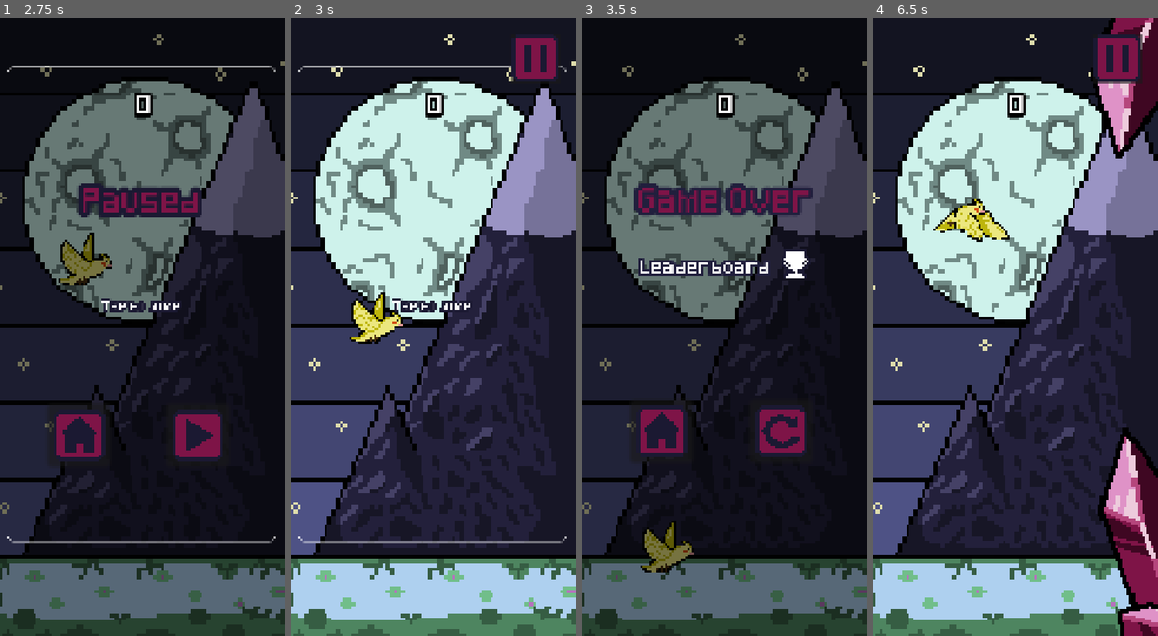
Above: before the commit, frames 1-4 (left to right).
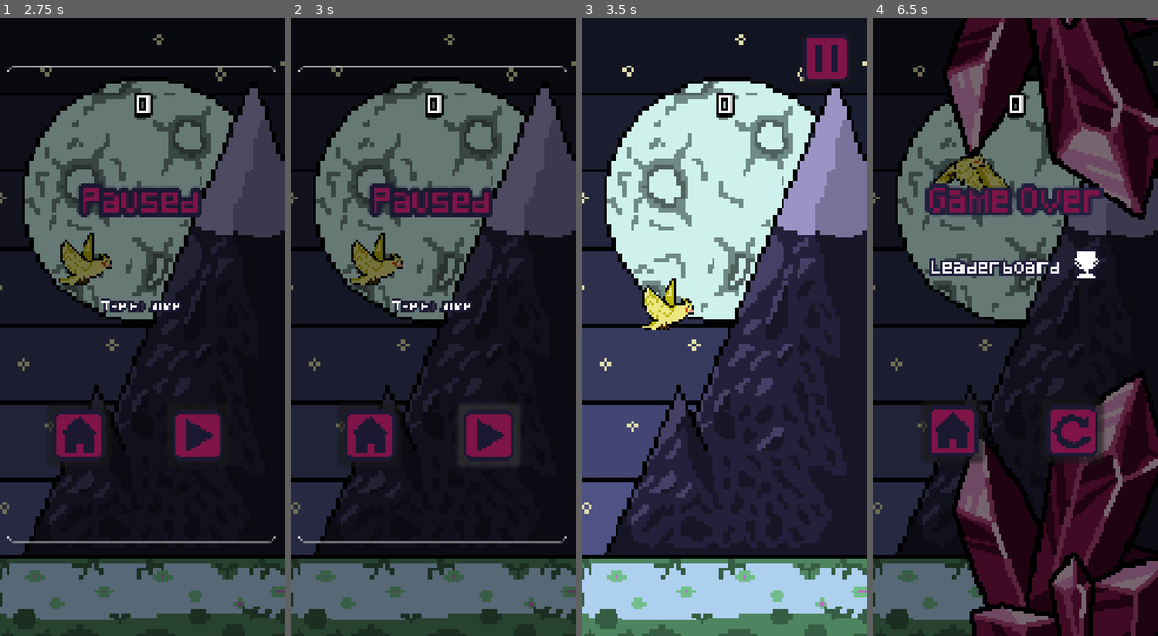
Above: after the commit, the same moments.

Repository: Kou-ding/Aviator-Parrot
Game: Godot game, scene res://scenes/start_screen.tscn
The game is run twice, just before and just after one commit, with the same random seed, the same clock (stepped at 60 frames per second) and the same inputs. Sound files missing from this copy of the repository are replaced by a short silence.
Inputs (mouse positions are in pixels of both pictures, inside the frame that each line leads up to):
- Up to frame 1 (2.75 s): click "Play" at 0.5 s; click (142, 302) at 1.25 s; click (245, 61) at 2 s
- Up to frame 2 (3 s): click (487, 438) at 2.75 s
- Up to frame 3 (3.5 s): no input
- Up to frame 4 (6.5 s): click (1072, 432) at 3.52 s; click (1015, 302) at 4.25 s; click (1015, 302) at 5 s; tap Space (jump) at 5.85, 6.02, 6.32 s

Frame 1 is identical in both runs. In frame 2, 71% of the frame differs, in the area x 0-100%, y 2-100%; in frame 3, 72%; in frame 4, 83%, in the area x 0-100%, y 0-100%.
Error in both runs: Out of bounds get index '1' (on base: 'Array') (res://scripts/utils.gd:71)

Commit message:
Sound effects

Diff:
--- a/aviator-parrot-(remastered)/project.godot
+++ b/aviator-parrot-(remastered)/project.godot
@@ -34,6 +34,11 @@
 window/stretch/mode="canvas_items"
 window/handheld/orientation=1
 
+[editor]
+
+version_control/plugin_name="GitPlugin"
+version_control/autoload_on_startup=true
+
 [input]
 
 jump={
--- a/aviator-parrot-(remastered)/scenes/game.tscn
+++ b/aviator-parrot-(remastered)/scenes/game.tscn
@@ -10,6 +10,7 @@
 [ext_resource type="PackedScene" uid="uid://couq435ra4k8a" path="res://scenes/pause_menu.tscn" id="8_gee14"]
 [ext_resource type="Texture2D" uid="uid://c2tyrjvqui8yk" path="res://assets/simple_buttons.png" id="9_0tnpc"]
 [ext_resource type="AudioStream" uid="uid://cls25ho5uqltr" path="res://assets/music/game-die.mp3" id="10_vtaks"]
+[ext_resource type="AudioStream" uid="uid://bl8p4l8n6cj73" path="res://assets/music/button_sfx.wav" id="11_kvpfn"]
 
 [sub_resource type="WorldBoundaryShape2D" id="WorldBoundaryShape2D_lbhrr"]
 
@@ -158,6 +159,11 @@
 stream = ExtResource("10_vtaks")
 bus = &"SFX"
 
+[node name="ButtonSFX" type="AudioStreamPlayer" parent="." unique_id=1584843128]
+process_mode = 2
+stream = ExtResource("11_kvpfn")
+bus = &"SFX"
+
 [connection signal="timeout" from="CrystalSpawner" to="." method="_on_crystal_spawner_timeout"]
 [connection signal="game_over" from="Killzone" to="." method="_on_killzone_game_over"]
 [connection signal="pressed" from="JumpButton" to="." method="_on_jump_button_pressed"]
--- a/aviator-parrot-(remastered)/scenes/game_over.tscn
+++ b/aviator-parrot-(remastered)/scenes/game_over.tscn
@@ -3,6 +3,7 @@
 [ext_resource type="Script" uid="uid://bg1nekjh0y2py" path="res://scripts/game_over.gd" id="1_racf3"]
 [ext_resource type="FontFile" uid="uid://dd1l0gau24nyb" path="res://assets/Pixeled.ttf" id="2_7m3ot"]
 [ext_resource type="Texture2D" uid="uid://c2tyrjvqui8yk" path="res://assets/simple_buttons.png" id="3_tbwuq"]
+[ext_resource type="AudioStream" uid="uid://bl8p4l8n6cj73" path="res://assets/music/button_sfx.wav" id="4_racf3"]
 
 [sub_resource type="AtlasTexture" id="AtlasTexture_racf3"]
 atlas = ExtResource("3_tbwuq")
@@ -101,5 +102,9 @@
 theme_override_font_sizes/normal_font_size = 25
 horizontal_alignment = 1
 
+[node name="ButtonSFX" type="AudioStreamPlayer" parent="." unique_id=1318619029]
+stream = ExtResource("4_racf3")
+bus = &"SFX"
+
 [connection signal="pressed" from="GridContainer/MenuButton" to="." method="_on_menu_button_pressed"]
 [connection signal="pressed" from="GridContainer/ReplayButton" to="." method="_on_replay_button_pressed"]
--- a/aviator-parrot-(remastered)/scenes/pause_menu.tscn
+++ b/aviator-parrot-(remastered)/scenes/pause_menu.tscn
@@ -3,6 +3,7 @@
 [ext_resource type="Script" uid="uid://1blfd4jgc5l3" path="res://scripts/pause_menu.gd" id="1_m0klm"]
 [ext_resource type="FontFile" uid="uid://dd1l0gau24nyb" path="res://assets/Pixeled.ttf" id="1_r8yp4"]
 [ext_resource type="Texture2D" uid="uid://c2tyrjvqui8yk" path="res://assets/simple_buttons.png" id="2_m0klm"]
+[ext_resource type="AudioStream" uid="uid://bl8p4l8n6cj73" path="res://assets/music/button_sfx.wav" id="4_5d2l8"]
 
 [sub_resource type="AtlasTexture" id="AtlasTexture_aicil"]
 atlas = ExtResource("2_m0klm")
@@ -70,5 +71,10 @@
 layout_mode = 2
 icon = SubResource("AtlasTexture_jn4bt")
 
+[node name="ButtonSFX" type="AudioStreamPlayer" parent="." unique_id=389421516]
+process_mode = 2
+stream = ExtResource("4_5d2l8")
+bus = &"SFX"
+
 [connection signal="pressed" from="Container/GridContainer/Menu" to="." method="_on_menu_pressed"]
 [connection signal="pressed" from="Container/GridContainer/Resume" to="." method="_on_resume_pressed"]
--- a/aviator-parrot-(remastered)/scripts/game.gd
+++ b/aviator-parrot-(remastered)/scripts/game.gd
@@ -85,6 +85,7 @@
 	$JumpButton.hide()
 	$JumpButton.disabled = true
 	get_tree().paused = true
+	$ButtonSFX.play()
 
 func darken_scene() -> void:
 	$Background.modulate = Color(0.5, 0.5, 0.5)
--- a/aviator-parrot-(remastered)/scripts/game_over.gd
+++ b/aviator-parrot-(remastered)/scripts/game_over.gd
@@ -2,8 +2,10 @@
 
 func _on_replay_button_pressed() -> void:
 	get_tree().paused = false
+	$ButtonSFX.play()
 	get_tree().change_scene_to_file("res://scenes/game.tscn")
 
 func _on_menu_button_pressed() -> void:
 	get_tree().paused = false
+	$ButtonSFX.play()
 	get_tree().change_scene_to_file("res://scenes/start_screen.tscn")
--- a/aviator-parrot-(remastered)/scripts/parrot.gd
+++ b/aviator-parrot-(remastered)/scripts/parrot.gd
@@ -32,4 +32,5 @@
 
 func game_jump_button_pressed() -> void:
 	velocity.y = JUMP_VELOCITY
+	$FlapWings.play()
 	move_and_slide()
--- a/aviator-parrot-(remastered)/scripts/pause_menu.gd
+++ b/aviator-parrot-(remastered)/scripts/pause_menu.gd
@@ -3,10 +3,14 @@
 signal undarken
 
 func _on_menu_pressed() -> void:
+	$ButtonSFX.play()
+	await $ButtonSFX.finished
 	get_tree().paused = false
 	get_tree().change_scene_to_file("res://scenes/start_screen.tscn")
 
 func _on_resume_pressed() -> void:
+	$ButtonSFX.play()
+	await $ButtonSFX.finished
 	get_tree().paused = false
 	hide()
 	emit_signal("undarken")
--- a/aviator-parrot-(remastered)/scripts/start_screen.gd
+++ b/aviator-parrot-(remastered)/scripts/start_screen.gd
@@ -18,15 +18,14 @@
 func _on_quit_button_pressed() -> void:
 	Utils.save_settings_before_quitting()
 	$Button_Sound.play()
+	await $Button_Sound.finished
 	get_tree().quit()
-
 
 func _on_leaderboard_button_pressed() -> void:
 	$Button_Sound.play()
 	await $Button_Sound.finished
 	get_tree().change_scene_to_file("res://scenes/leaderboard.tscn")
 
-
 func _on_options_button_pressed() -> void:
 	$Button_Sound.play()
 	await $Button_Sound.finished
Not shown, added: aviator-parrot-(remastered)/addons/godot-git-plugin-v3.2.1/addons/godot-git-plugin/git_plugin.gdextension.uid
Not shown, changed: aviator-parrot-(remastered)/export_presets.cfg
Not shown, added: aviator-parrot-(remastered)/addons/godot-git-plugin-v3.2.1/addons/godot-git-plugin/LICENSE
Not shown, added: aviator-parrot-(remastered)/addons/godot-git-plugin-v3.2.1/addons/godot-git-plugin/THIRDPARTY.md
Not shown, added: aviator-parrot-(remastered)/addons/godot-git-plugin-v3.2.1/addons/godot-git-plugin/git_plugin.gdextension
Not shown, added: aviator-parrot-(remastered)/addons/godot-git-plugin-v3.2.1/addons/godot-git-plugin/linux/libgit_plugin.linux.editor.x86_64.so
Not shown, added: aviator-parrot-(remastered)/addons/godot-git-plugin-v3.2.1/addons/godot-git-plugin/macos/libgit_plugin.macos.editor.universal.dylib
Not shown, added: aviator-parrot-(remastered)/addons/godot-git-plugin-v3.2.1/addons/godot-git-plugin/windows/libgit_plugin.windows.editor.x86_64.dll
Not shown, changed: aviator_parrot_remastered.apk
Not shown, changed: aviator_parrot_remastered.apk.idsig
